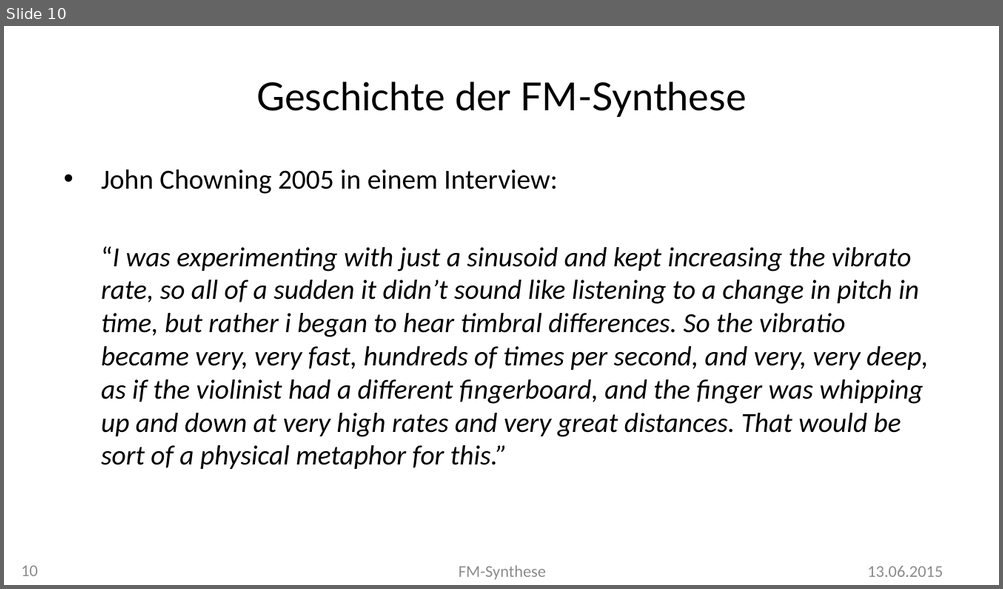
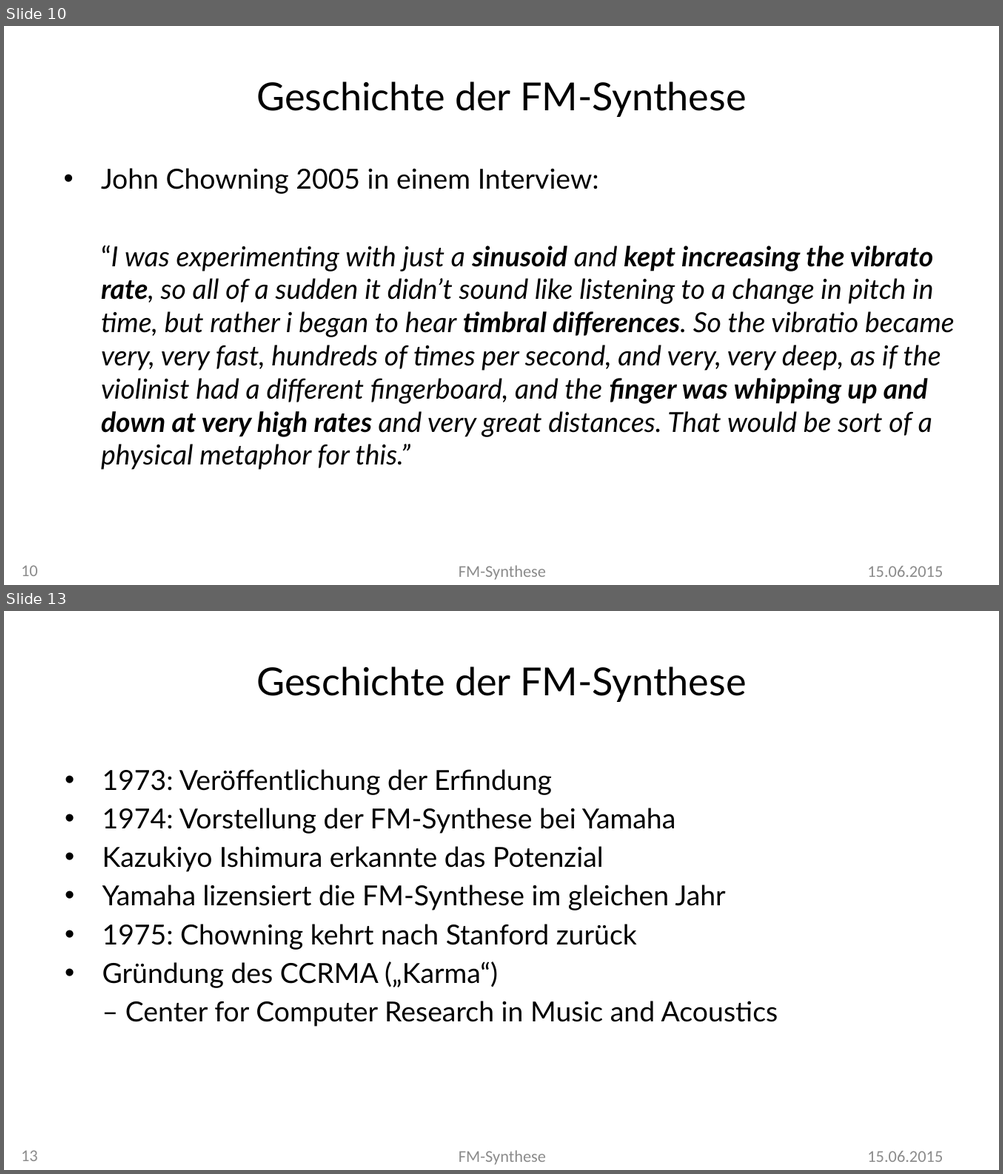
Before and after one commit to MBulli/VSeminar, a slide deck: Praesentation/FMSynthese-Julius.pptx. Shown one above the other, each under a label of ours: slide 10 before the commit, slides 10 and 13 after it; the slides between them are not shown. The pictures are 1003x589 and 1003x1174 pixels, drawn with LibreOffice and Linux fonts; fonts in the diff are those of the drawing; background and template pictures are left out. Boxes give left, top, right and bottom in pixels: in the first picture for what was removed or moved away, otherwise in the second. Text is boxed around its words. In the diff, an @@ line names an element or a change of style, - is before the commit and + after.

```diff
--- a/Praesentation/FMSynthese-Julius.pptx
+++ b/Praesentation/FMSynthese-Julius.pptx
@@ slide 13 added at [4,611,999,1170], background #FFFFFF @@
@@ title added at [256,667,746,702], 28 pt, text #000000 @@
+Geschichte der FM-Synthese
@@ text added at [102,769,778,1027], 20 pt, text #000000 @@
+• 1973: Veröffentlichung der Erfindung
+• 1974: Vorstellung der FM-Synthese bei Yamaha
+• Kazukiyo Ishimura erkannte das Potenzial
+• Yamaha lizensiert die FM-Synthese im gleichen Jahr
+• 1975: Chowning kehrt nach Stanford zurück
+• Gründung des CCRMA („Karma“)
+– Center for Computer Research in Music and Acoustics
@@ page number added at [21,1150,38,1162], 12 pt, text #8C8C8C @@
+13
@@ text added at [458,1150,546,1165], 12 pt, text #8C8C8C @@
+FM-Synthese
@@ text added at [867,1151,942,1162], 12 pt, text #8C8C8C @@
+15.06.2015
@@ slide 10 changed as well @@
@@ text "John Chowning 2005 in einem ..." at [101,168,954,470]: font Calibri to Lato; bold on in "sinusoid kept increasing the vibrato rate, timbral ..." @@
@@ text at [867,566,942,577]: text changed @@
-13.06.2015
+15.06.2015
```
Also in this commit, not shown: 10 other slides changed, 11 other slides added, 1 other file.
